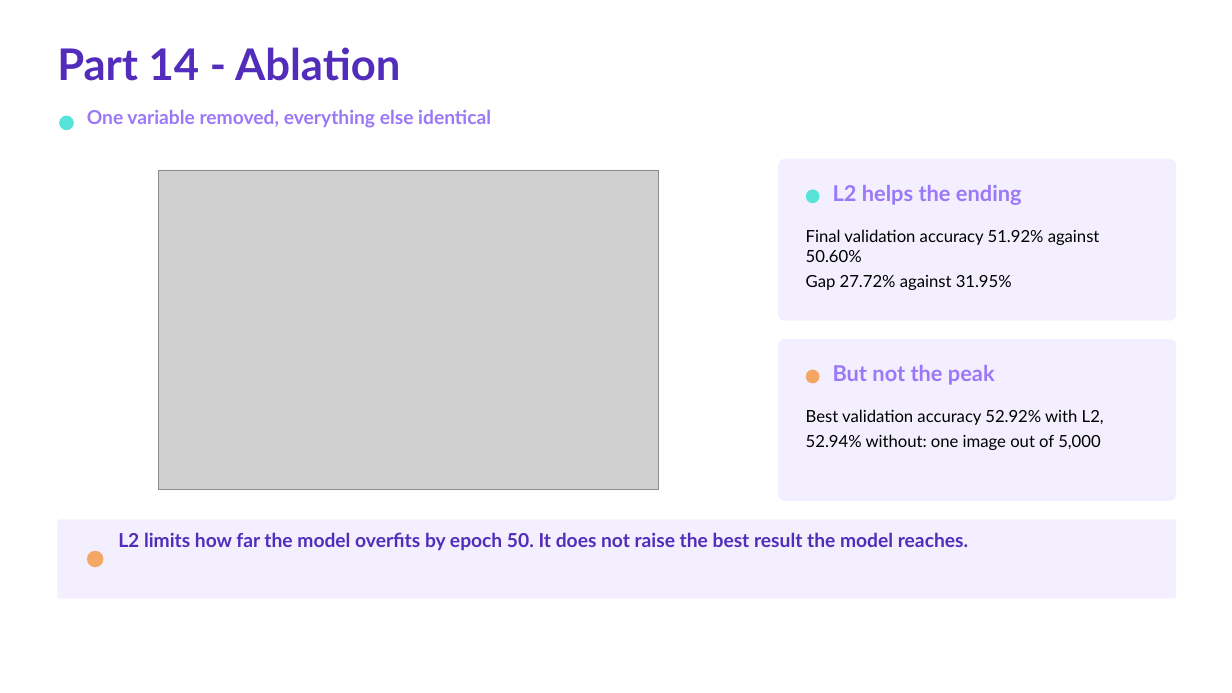
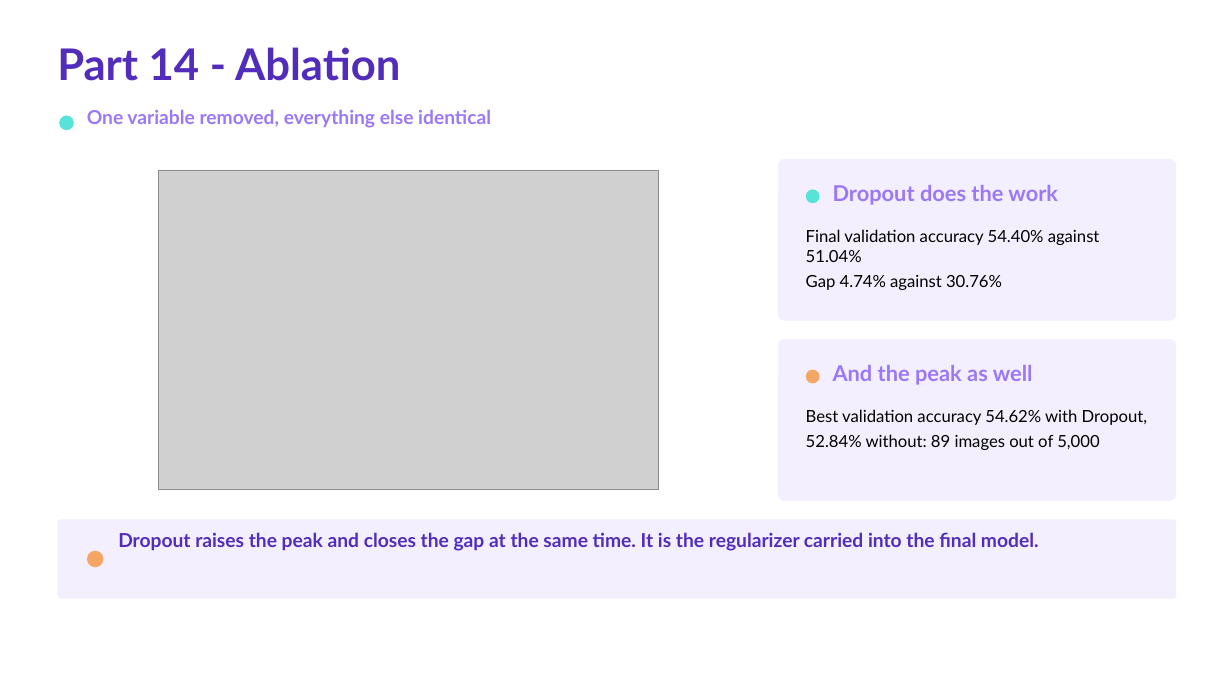
Before and after one commit to khaliddosari/Deep-Learning-Project-Tuwaiq, a slide deck: slide 14 of Docs/Deep Learning Capstone Presentation.pptx. Drawn at 1232x693 pixels with LibreOffice and Linux fonts; fonts in the diff are those of the drawing; grey boxes stand for pictures. Boxes give left, top, right and bottom in pixels: in the first picture for what was removed or moved away, otherwise in the second. Text is boxed around its words. In the diff, an @@ line names an element or a change of style, - is before the commit and + after.

Commit message:
added a web demo and updated ablation to use dropout instead of L2

```diff
--- a/Docs/Deep Learning Capstone Presentation.pptx
+++ b/Docs/Deep Learning Capstone Presentation.pptx
@@ text at bbox=[833, 185, 1058, 205]: text changed @@
-L2 helps the ending
+Dropout does the work
@@ text at bbox=[806, 229, 1100, 290]: text changed @@
-Final validation accuracy 51.92% against 50.60%
-Gap 27.72% against 31.95%
+Final validation accuracy 54.40% against 51.04%
+Gap 4.74% against 30.76%
@@ text at bbox=[833, 365, 1033, 385]: text changed @@
-But not the peak
+And the peak as well
@@ text at bbox=[806, 409, 1147, 450]: text changed @@
-Best validation accuracy 52.92% with L2,
-52.94% without: one image out of 5,000
+Best validation accuracy 54.62% with Dropout,
+52.84% without: 89 images out of 5,000
@@ text at bbox=[118, 532, 1039, 551]: text changed @@
-L2 limits how far the model overfits by epoch 50. It does not raise the best result the model reaches.
+Dropout raises the peak and closes the gap at the same time. It is the regularizer carried into the final model.
```
Also in this commit, not shown: 10 other slides changed, 38 other files.
